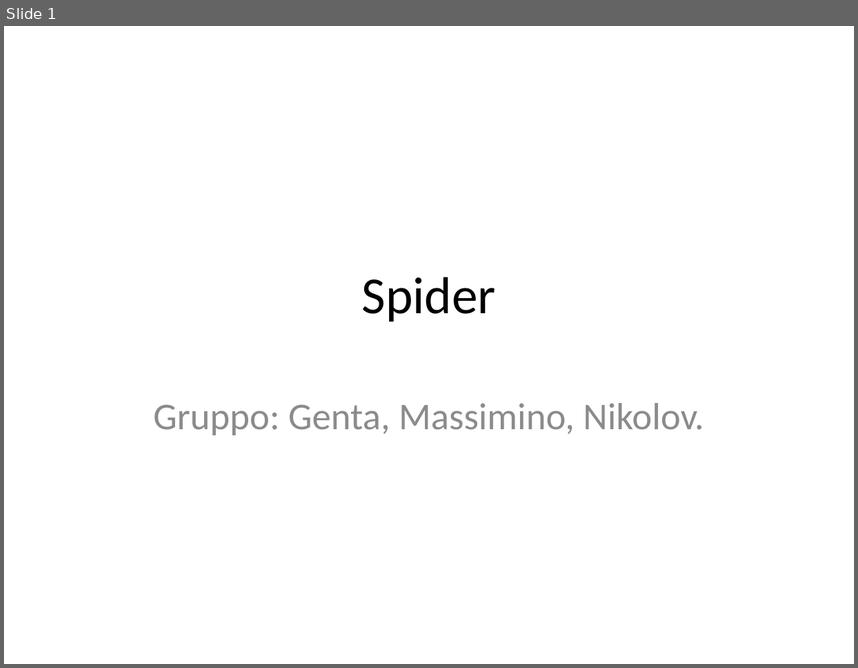
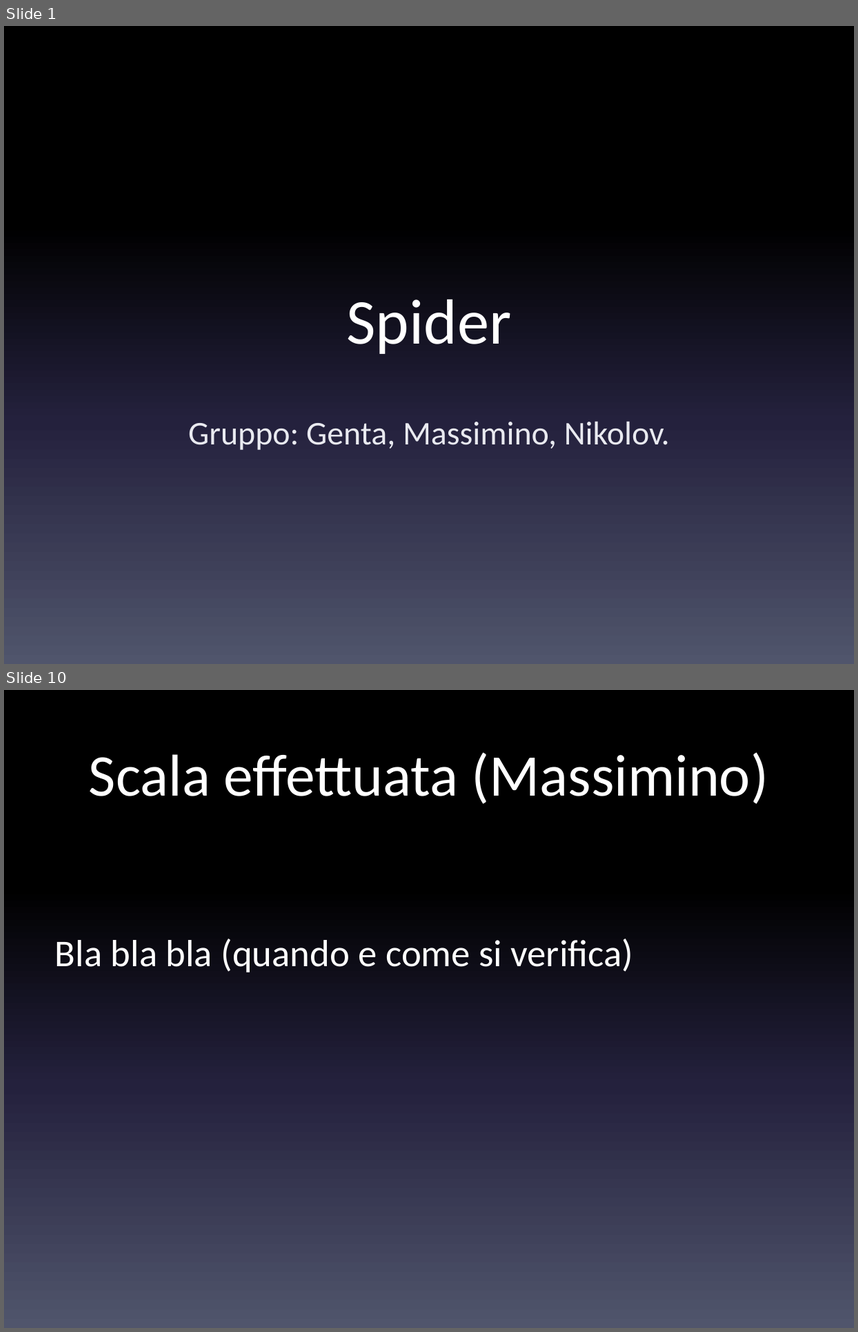
Before and after one commit to danielegenta/ProjectTPSI_Spider, a slide deck: Presentazione_Spider.pptx. Shown one above the other, each under a label of ours: slide 1 before the commit, slides 1 and 10 after it; the slides between them are not shown. The pictures are 858x668 and 858x1332 pixels, drawn with LibreOffice and Linux fonts; fonts in the diff are those of the drawing. Boxes give left, top, right and bottom in pixels: in the first picture for what was removed or moved away, otherwise in the second. Text is boxed around its words. In the diff, an @@ line names an element or a change of style, - is before the commit and + after.

```diff
--- a/Presentazione_Spider.pptx
+++ b/Presentazione_Spider.pptx
@@ slide 10 added at bbox=[4, 690, 854, 1328], background gradient #000000 to #24213E to #51566D @@
@@ title added at bbox=[89, 752, 769, 804], 50 pt, text #FFFFFF @@
+Scala effettuata (Massimino)
@@ text added at bbox=[55, 938, 634, 972], 32 pt, text #FFFFFF @@
+Bla bla bla (quando e come si verifica)
@@ slide 1 changed as well @@
@@ background #FFFFFF to gradient #000000 to #24213E to #51566D @@
@@ title "Spider" at bbox=[347, 299, 512, 354]: size 44 to 54 pt, text colour #000000 to #FFFFFF; vertical alignment middle to bottom @@
@@ subtitle "Gruppo: Genta, Massimino, Nikolov." at bbox=[188, 421, 670, 450]: size 32 to 28 pt, text colour #8C8C8C to #E9EAF0; line spacing 1 to 1.5 @@
```
Also in this commit, not shown: 7 other slides changed, 8 other slides added, 11 slides removed.
